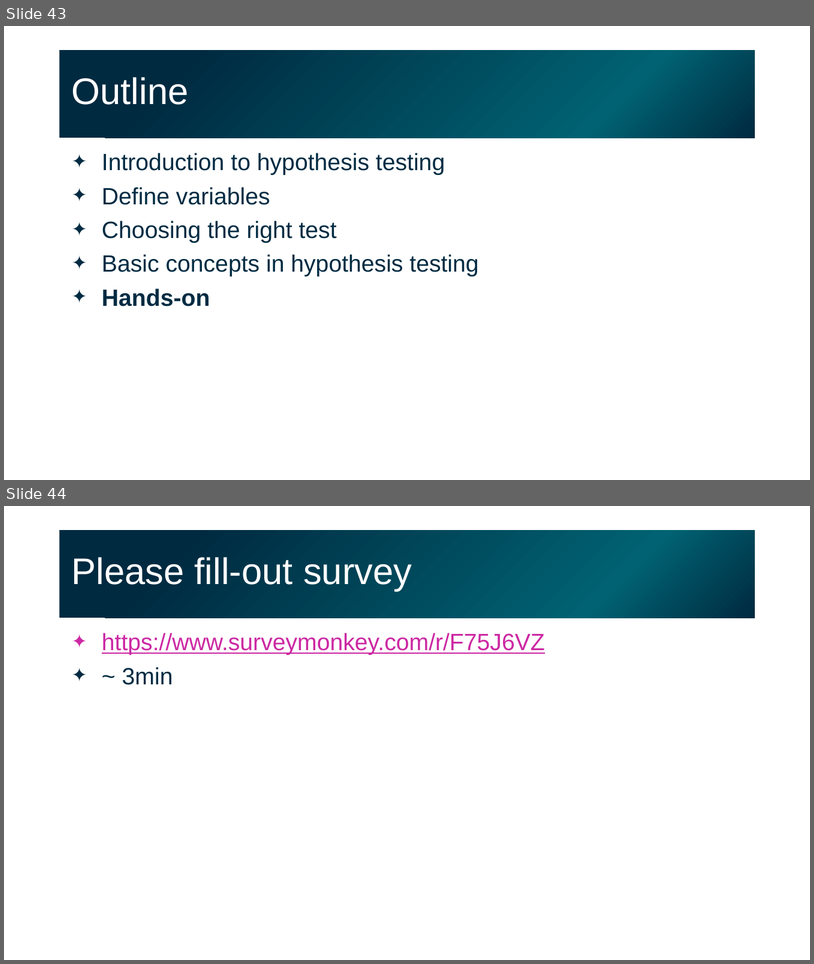
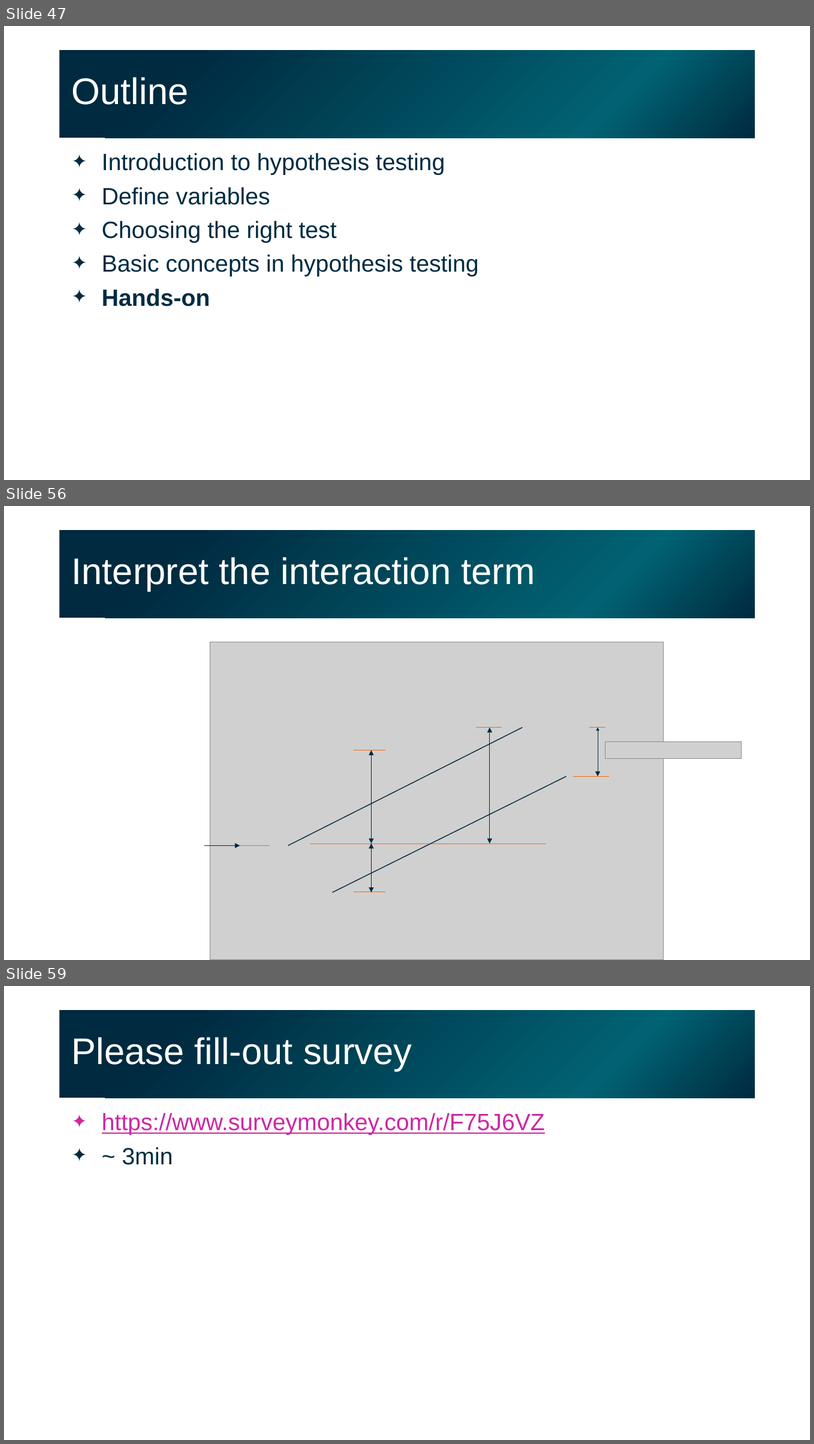
Before and after one commit to gladstone-institutes/Bioinformatics-Workshops, a slide deck: hypothesis-testing/HypothesisTesting.pptx. Shown one above the other, each under a label of ours: slides 43 and 44 before the commit, slides 47, 56 and 59 after it; the slides between them are not shown. The pictures are 814x964 and 814x1444 pixels, drawn with LibreOffice and Linux fonts; fonts in the diff are those of the drawing; grey boxes stand for pictures. Boxes give left, top, right and bottom in pixels: in the first picture for what was removed or moved away, otherwise in the second. Text is boxed around its words. In the diff, an @@ line names an element or a change of style, - is before the commit and + after.

```diff
--- a/hypothesis-testing/HypothesisTesting.pptx
+++ b/hypothesis-testing/HypothesisTesting.pptx
@@ slide 56 added at (4, 506, 810, 960), background #FFFFFF @@
@@ title added at (60, 530, 755, 618), fill gradient #002A40 to #006272, 44 pt, text #FFFFFF @@
+Interpret the interaction term
@@ picture added at (210, 642, 664, 960) @@
@@ line added from (288, 846) to (523, 727), #002A40 1 pt @@
@@ line added from (476, 727) to (502, 727), #F76912 0.5 pt @@
@@ double arrow added from (490, 727) to (490, 844), #002A40 0.5 pt @@
@@ line added from (354, 750) to (386, 750), #F76912 0.5 pt @@
@@ double arrow added from (372, 750) to (372, 844), #002A40 0.5 pt @@
@@ group added at (574, 727, 741, 777): 2 lines, 1 double arrow, 1 picture @@
@@ line added from (332, 892) to (567, 777), #002A40 1 pt @@
@@ arrow added from (205, 846) to (240, 846), #002A40 0.5 pt @@
@@ line added from (240, 846) to (270, 846), #F76912 0.5 pt @@
@@ line added from (310, 844) to (546, 844), #F76912 0.5 pt @@
@@ double arrow added from (372, 844) to (372, 892), #002A40 0.5 pt @@
@@ line added from (354, 891) to (386, 891), #F76912 0.5 pt @@
@@ what was slide 43 is now slide 47 @@
@@ what was slide 44 is now slide 59 @@
```
Also in this commit, not shown: 3 slides changed, 14 other slides added.
